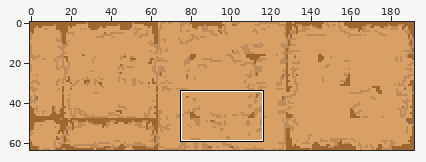
Pixel-art file, stored at assets/tilemap/ruin_tilemap.aseprite. The first picture is a wide view before the edit; the outline marks the close-up.
Close-up. Earlier state:
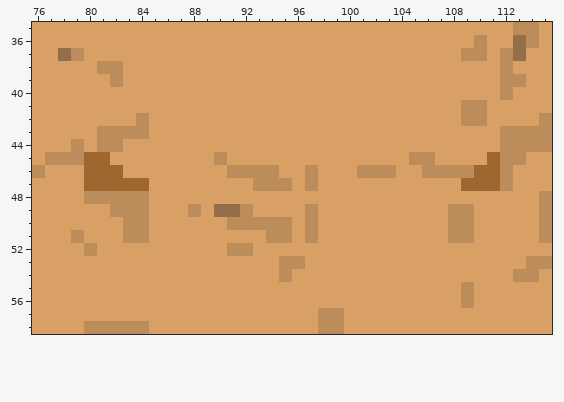
192x64 pixels, 1 frame. Shown: x 76..115, y 35..58.
After:
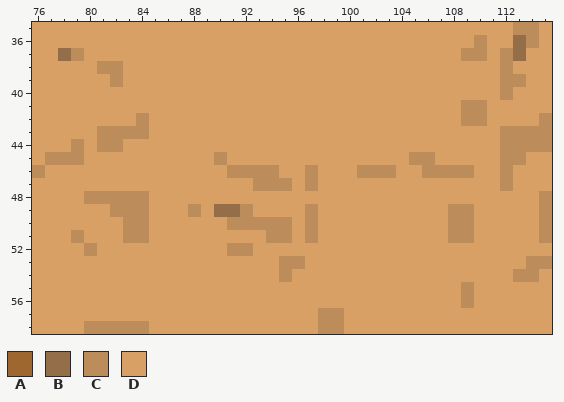
Palette (. is transparent): A #9e672f  B #946e48  C #bd8c5b  D #d9a066
From old to new:
Colour A gives way to colour D in row 45 at x 80 to 81 and 111; in row 46 at x 80 to 82 and 110 to 111; in row 47 at x 80 to 84 and 109 to 111.
Changed places in both close-ups, as pixel boxes (x1, y1, x2, y2):
changed: (84, 152, 149, 191)
changed: (461, 152, 500, 191)
